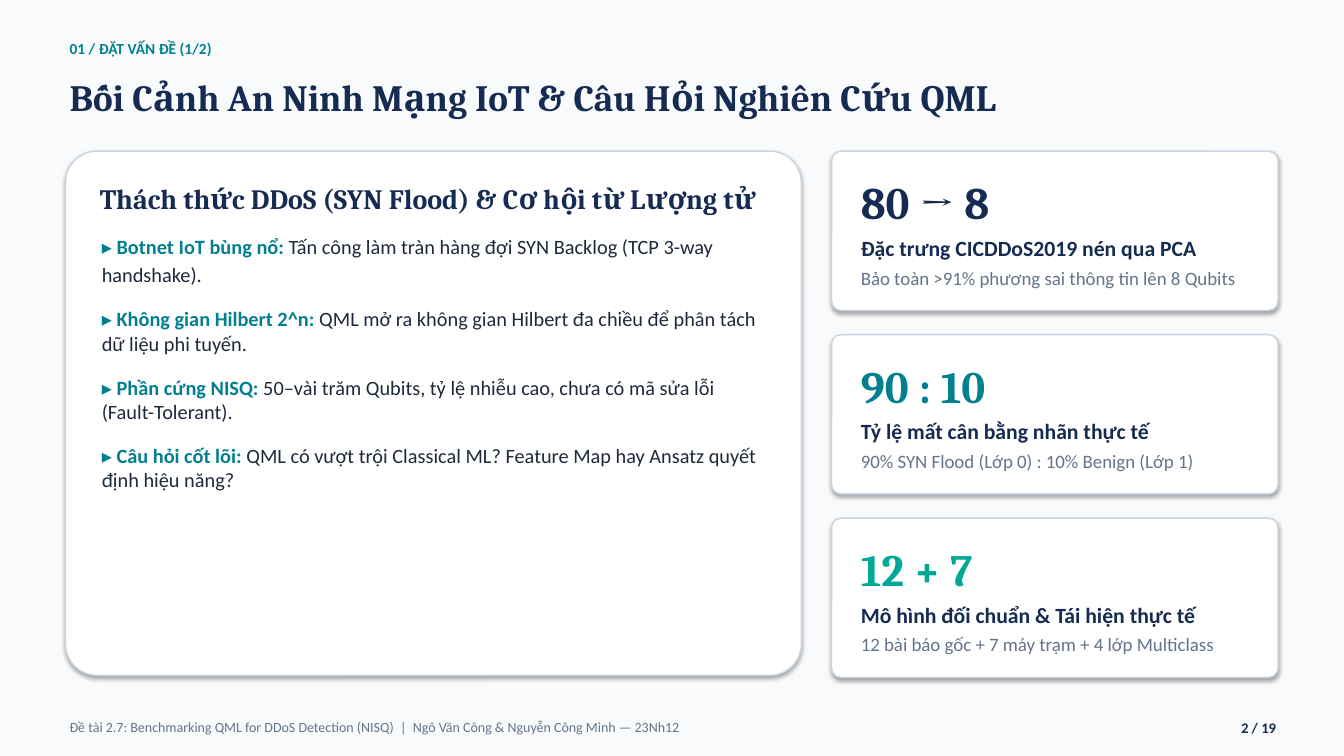
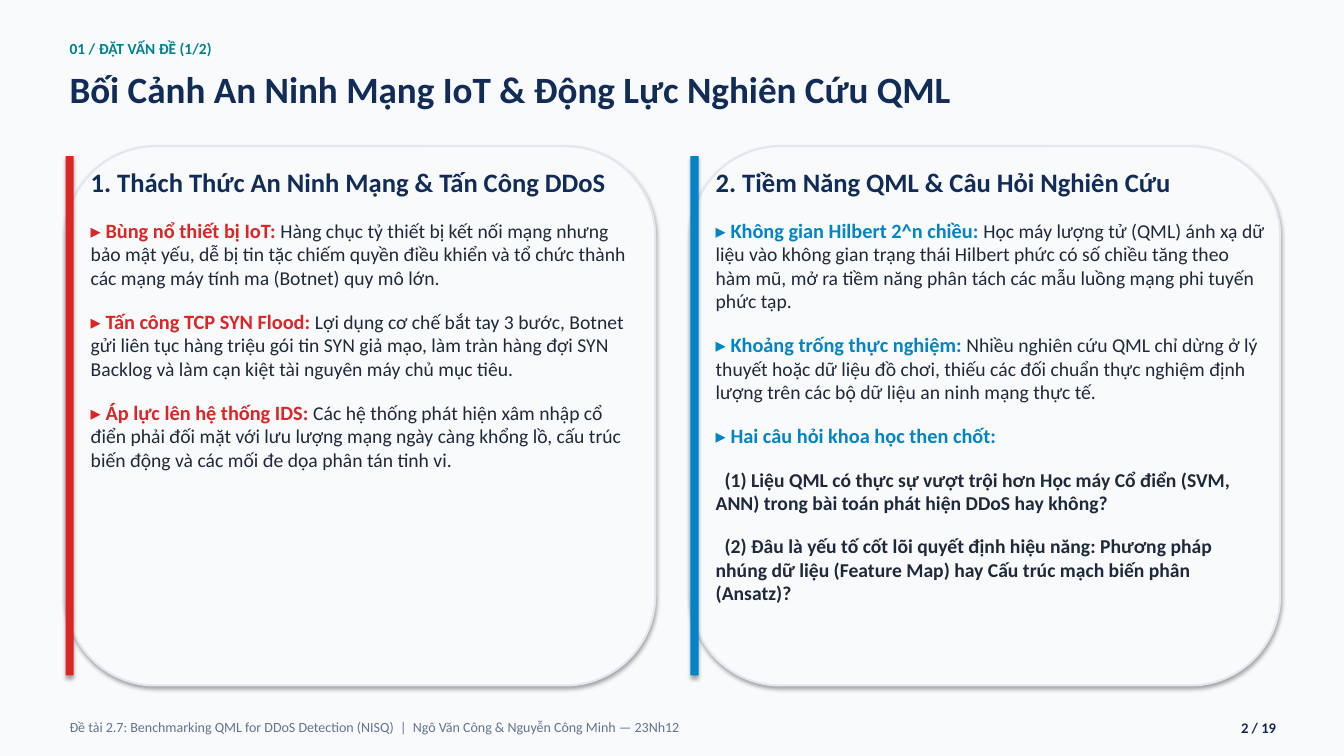
Before and after one commit to vcongggggg/qml-ddos, a slide deck: slide 2 of SLIDE_BAO_CAO_CUOI_KY_MHMM_DeTai_2_7_QML_DDoS_Cong_Minh.pptx. Drawn at 1344x756 pixels with LibreOffice and Linux fonts; fonts in the diff are those of the drawing. Boxes give left, top, right and bottom in pixels: in the first picture for what was removed or moved away, otherwise in the second. Text is boxed around its words. In the diff, an @@ line names an element or a change of style, - is before the commit and + after.

```diff
--- a/SLIDE_BAO_CAO_CUOI_KY_MHMM_DeTai_2_7_QML_DDoS_Cong_Minh.pptx
+++ b/SLIDE_BAO_CAO_CUOI_KY_MHMM_DeTai_2_7_QML_DDoS_Cong_Minh.pptx
@@ text at (70, 75, 951, 110): text changed; font Cambria to Calibri; text colour #162B52 to #102C57 @@
-Bối Cảnh An Ninh Mạng IoT & Câu Hỏi Nghiên Cứu QML
+Bối Cảnh An Ninh Mạng IoT & Động Lực Nghiên Cứu QML
@@ rounded rectangle: place and size @@
-rounded rectangle at (66, 151, 802, 676)
+rounded rectangle at (66, 146, 655, 686)
@@ rounded rectangle at (66, 146, 655, 686): fill #FFFFFF to #F8FAFC; outline #CBD5E1 1 pt to #E2E8F0 1.5 pt; proportions changed @@
@@ rounded rectangle at (691, 146, 1280, 686): fill #FFFFFF to #F8FAFC; outline #CBD5E1 1 pt to #E2E8F0 1.5 pt; proportions changed @@
@@ rounded rectangle: place and size @@
-rounded rectangle at (832, 151, 1278, 311)
+rounded rectangle at (691, 146, 1280, 686)
@@ rectangle added at (66, 156, 74, 676), fill #DC2626 @@
@@ text at (91, 172, 626, 471): text changed; size 14.5 to 14 pt @@
-▸ Botnet IoT bùng nổ: Tấn công làm tràn hàng đợi SYN Backlog (TCP 3-way handshake).
-▸ Không gian Hilbert 2^n: QML mở ra không gian Hilbert đa chiều để phân tách dữ liệu phi tuyến.
-▸ Phần cứng NISQ: 50–vài trăm Qubits, tỷ lệ nhiễu cao, chưa có mã sửa lỗi (Fault-Tolerant).
-▸ Câu hỏi cốt lõi: QML có vượt trội Classical ML? Feature Map hay Ansatz quyết định hiệu năng?
+1. Thách Thức An Ninh Mạng & Tấn Công DDoS
+▸ Bùng nổ thiết bị IoT: Hàng chục tỷ thiết bị kết nối mạng nhưng bảo mật yếu, dễ bị tin tặc chiếm quyền điều khiển và tổ chức thành các mạng máy tính ma (Botnet) quy mô lớn.
+▸ Tấn công TCP SYN Flood: Lợi dụng cơ chế bắt tay 3 bước, Botnet gửi liên tục hàng triệu gói tin SYN giả mạo, làm tràn hàng đợi SYN Backlog và làm cạn kiệt tài nguyên máy chủ mục tiêu.
+▸ Áp lực lên hệ thống IDS: Các hệ thống phát hiện xâm nhập cổ điển phải đối mặt với lưu lượng mạng ngày càng khổng lồ, cấu trúc biến động và các mối đe dọa phân tán tinh vi.
@@ rectangle added at (691, 156, 699, 676), fill #0284C7 @@
@@ text added at (716, 172, 1264, 603), 14 pt, text #1E293B, bold @@
+2. Tiềm Năng QML & Câu Hỏi Nghiên Cứu
+▸ Không gian Hilbert 2^n chiều: Học máy lượng tử (QML) ánh xạ dữ liệu vào không gian trạng thái Hilbert phức có số chiều tăng theo hàm mũ, mở ra tiềm năng phân tách các mẫu luồng mạng phi tuyến phức tạp.
+▸ Khoảng trống thực nghiệm: Nhiều nghiên cứu QML chỉ dừng ở lý thuyết hoặc dữ liệu đồ chơi, thiếu các đối chuẩn thực nghiệm định lượng trên các bộ dữ liệu an ninh mạng thực tế.
+▸ Hai câu hỏi khoa học then chốt:
+(1) Liệu QML có thực sự vượt trội hơn Học máy Cổ điển (SVM, ANN) trong bài toán phát hiện DDoS hay không?
+(2) Đâu là yếu tố cốt lõi quyết định hiệu năng: Phương pháp nhúng dữ liệu (Feature Map) hay Cấu trúc mạch biến phân (Ansatz)?
@@ text removed at (100, 188, 470, 214) @@
-Thách thức DDoS (SYN Flood) & Cơ hội từ Lượng tử
@@ text removed at (861, 188, 989, 220) @@
-80 → 8
@@ text removed at (861, 241, 1196, 260) @@
-Đặc trưng CICDDoS2019 nén qua PCA
@@ text removed at (861, 272, 1235, 288) @@
-Bảo toàn >91% phương sai thông tin lên 8 Qubits
@@ rounded rectangle removed at (832, 335, 1278, 494) @@
@@ text removed at (861, 372, 985, 404) @@
-90 : 10
@@ text removed at (861, 421, 1149, 443) @@
-Tỷ lệ mất cân bằng nhãn thực tế
@@ text removed at (861, 454, 1193, 471) @@
-90% SYN Flood (Lớp 0) : 10% Benign (Lớp 1)
@@ rounded rectangle removed at (832, 518, 1278, 678) @@
@@ text removed at (861, 555, 972, 587) @@
-12 + 7
@@ text removed at (861, 606, 1195, 627) @@
-Mô hình đối chuẩn & Tái hiện thực tế
@@ text removed at (861, 637, 1214, 654) @@
-12 bài báo gốc + 7 máy trạm + 4 lớp Multiclass
```
Also in this commit, not shown: 1 other slide changed, 1 other file.
